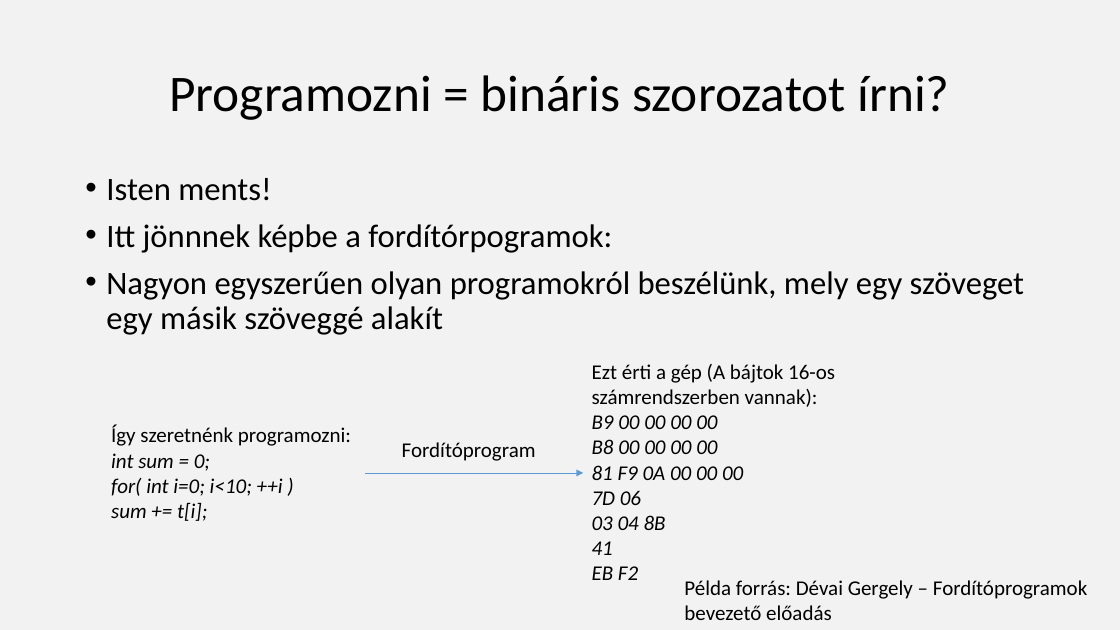
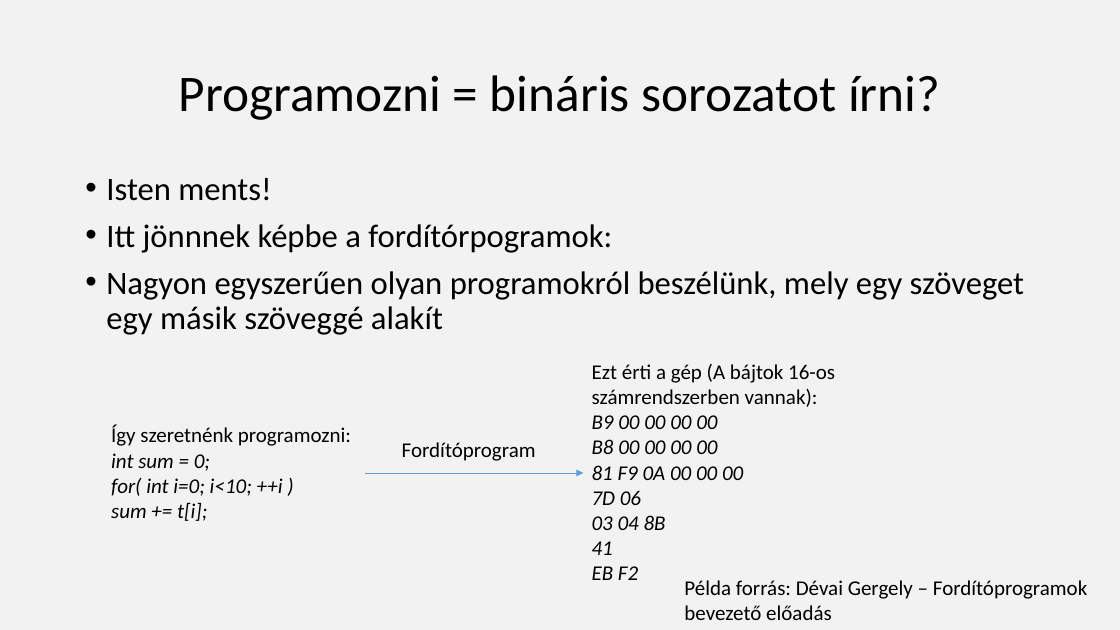
Before and after one commit to nagyandras95/Egyetem, a slide deck: slide 7 of efop/03/Absztakciós szintek a programozásban.pptx. Drawn at 1120x630 pixels with LibreOffice and Linux fonts; fonts in the diff are those of the drawing. Boxes give left, top, right and bottom in pixels: in the first picture for what was removed or moved away, otherwise in the second. Text is boxed around its words. In the diff, an @@ line names an element or a change of style, - is before the commit and + after.

```diff
--- a/efop/03/Absztakciós szintek a programozásban.pptx
+++ b/efop/03/Absztakciós szintek a programozásban.pptx
@@ title at [179,75,940,120]: text changed @@
-Programozni = bináris szorozatot írni?
+Programozni = bináris sorozatot írni?
```
Also in this commit, not shown: 3 other slides changed, 1 other file.
